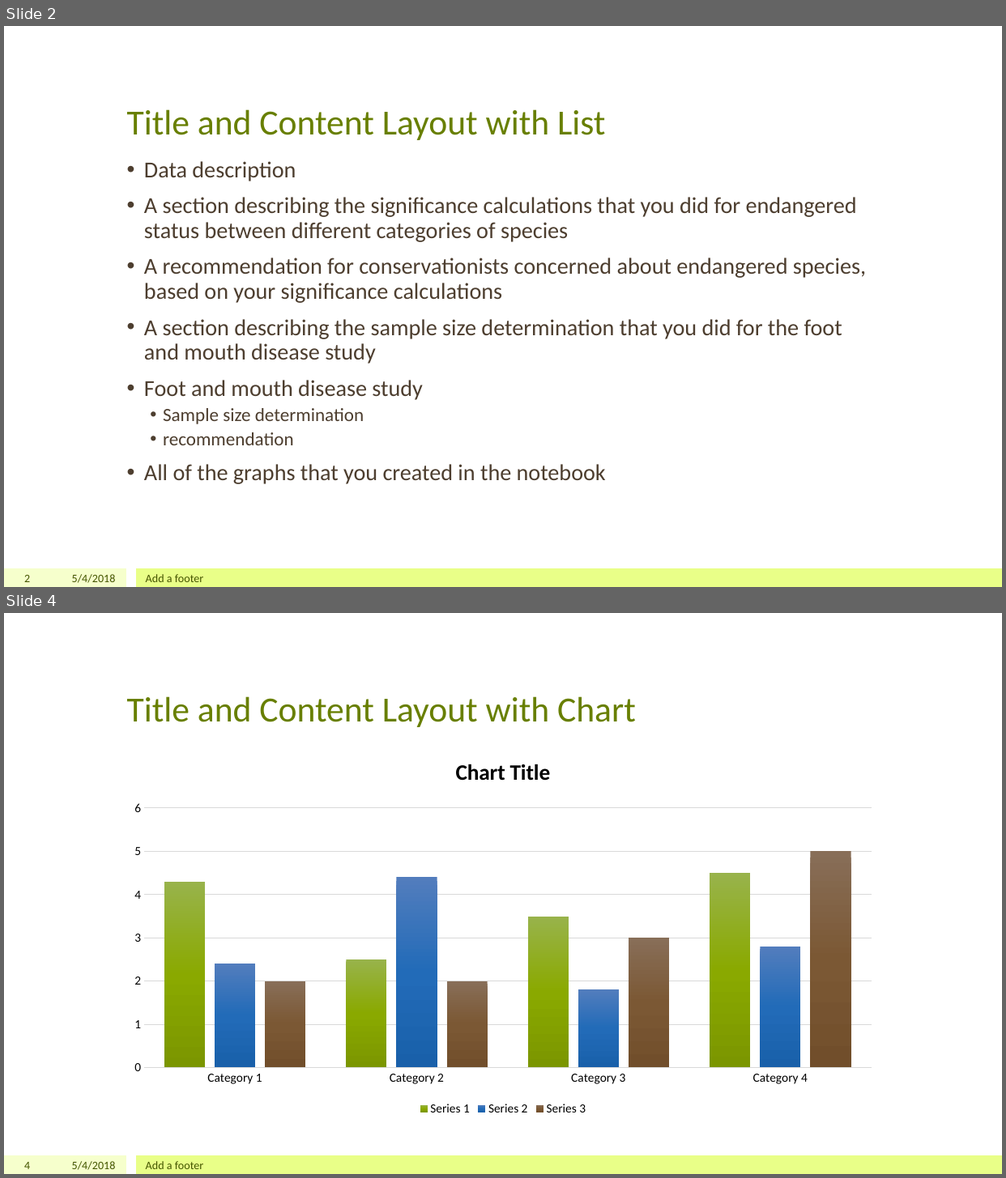
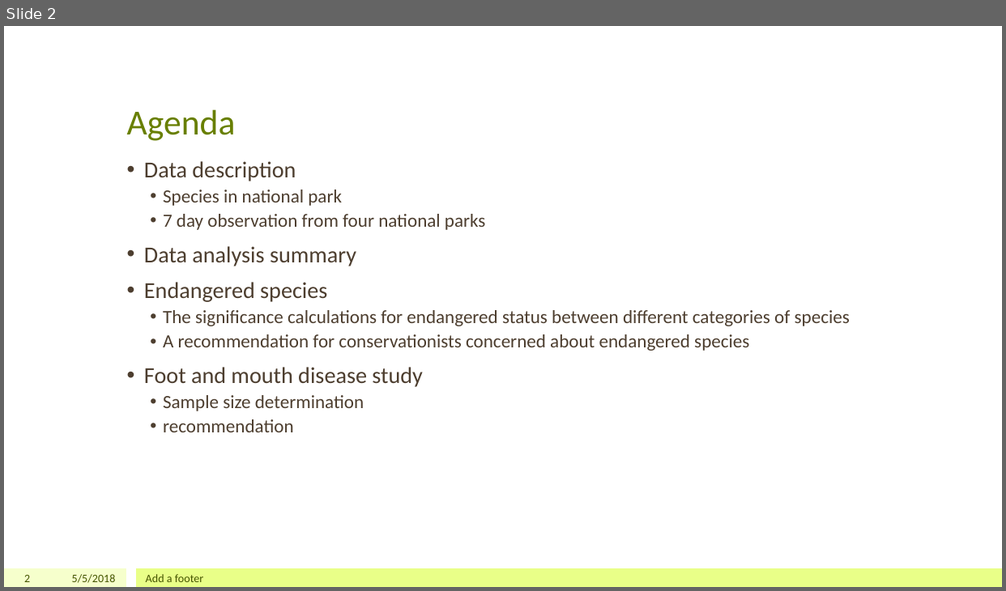
Before and after one commit to iamchristinelee/codeacademy, a slide deck: DataScience/Capstone/biodiversity.pptx. Shown one above the other, each under a label of ours: slides 2 and 4 before the commit, slide 2 after it; the slides between them are not shown. The pictures are 1006x1178 and 1006x591 pixels, drawn with LibreOffice and Linux fonts; fonts in the diff are those of the drawing. Boxes give left, top, right and bottom in pixels: in the first picture for what was removed or moved away, otherwise in the second. Text is boxed around its words. In the diff, an @@ line names an element or a change of style, - is before the commit and + after.

```diff
--- a/DataScience/Capstone/biodiversity.pptx
+++ b/DataScience/Capstone/biodiversity.pptx
@@ slide 4 removed at (4, 613, 1002, 1174), background #FFFFFF; not listed: 2 template elements that a slide beside it also shows @@
@@ title removed at (127, 696, 636, 727) @@
-Title and Content Layout with Chart
@@ column chart removed at (119, 741, 887, 1119) @@
-categories: Category 1, Category 2, Category 3, Category 4
-Series 1: 4.3, 2.5, 3.5, 4.5
-Series 2: 2.4, 4.4, 1.8, 2.8
-Series 3: 2, 2, 3, 5
@@ page number removed at (24, 1162, 30, 1169) @@
-4
@@ text removed at (72, 1161, 116, 1170) @@
-5/4/2018
@@ text removed at (146, 1161, 203, 1169) @@
-Add a footer
@@ slide 2 changed as well @@
@@ title at (127, 109, 236, 141): text changed @@
-Title and Content Layout with List
+Agenda
@@ text at (144, 190, 850, 351): text changed; size 22 to 18 pt @@
-• A section describing the significance calculations that you did for endangered status between different categories of species
-• A recommendation for conservationists concerned about endangered species, based on your significance calculations
-• A section describing the sample size determination that you did for the foot and mouth disease study
+  • Species in national park
+  • 7 day observation from four national parks
+• Data analysis summary
+• Endangered species
+  • The significance calculations for endangered status between different categories of species
+  • A recommendation for conservationists concerned about endangered species
@@ text at (144, 464, 606, 484): paragraph removed @@
-• All of the graphs that you created in the notebook
@@ text at (72, 574, 116, 583): text changed @@
-5/4/2018
+5/5/2018
```
Also in this commit, not shown: 3 other slides changed, 6 slides added, 9 other slides removed, 3 other files.
